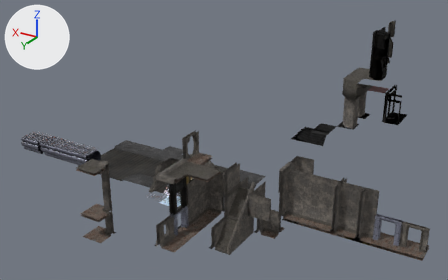
The glTF model assets/models/tilesets/grave_city_tiles.glb, before and after one commit.
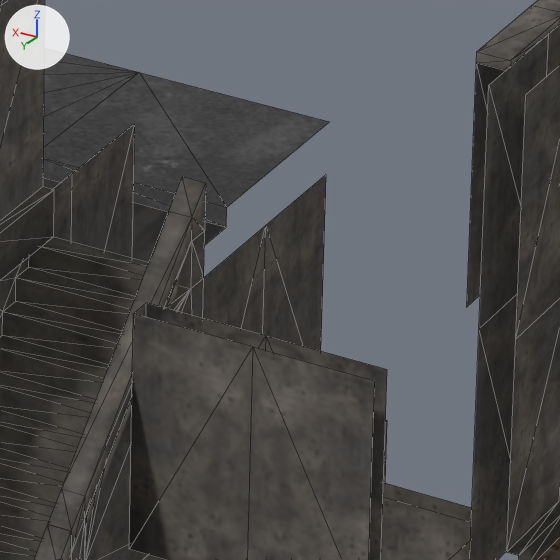
The first picture shows the older version from a 50 mm lens placed at (1.6, 28.2, 27.8), pointed at (31.6, -21.9, 2.8). The close-ups show the older and then the newer version on the part from 53% to 64% of the width and 59% to 77% of the height of that picture. Only the edits that show in the close-ups are written down. The axes (+X, +Y, +Z) are drawn at upper left. The lights are the same throughout. The close-ups show mesh edges as thin lines. Objects named as collision shapes, trigger or cutter boxes, shadow casters or lower levels of detail are left out. Where no turn or scale is listed for an object, it has been applied to the vertices. Vertices at exactly the same position are counted once.

Names of what the first close-up shows: '00_city_road_00_intersection_4-col', '01_city_road_00-col', '28_city_ruined_building_00_wall_ground_stairs-col', '29_city_ruined_building_00_wall_stairs-col', '31_city_ruined_building_00_wall_stairs_under-col', '33_city_ruined_building_00_wall_floor-col', '35_city_ruined_building_00_wall_floor_inner_wall-col', '44_city_ruined_building_00_wall_floor_ground_inner_wall-col', '52_city_ruined_building_00_wall_inner_wall-col', '64_city_ruined_building_00_inner_wall_into_stairs-col', '65_city_ruined_building_00_wall_no_floor-col', '66_city_ruined_building_00_wall_floor_straight_roof_cap-col' and 1 more.
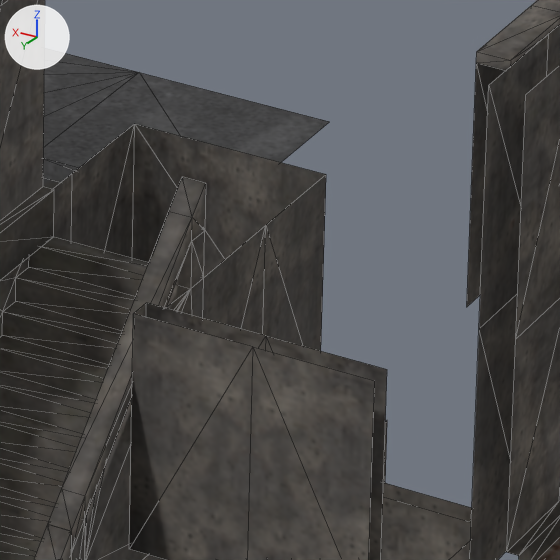
The change, as a list of edits to the scene's bpy script:
```text
Change me_cube_046:
    used by ob_31_city_ruined_building_00_wall_stairs_under_col; location = (23.86, -13.15, 1.72)
    verts and faces of me_cube_046; kept vertices keep their numbers, new ones are numbered from 12
    before: 8 (0.7, -1.0, 0.0), 9 (-1.0, -1.0, 0.0), 10 (0.7, -1.0, 2.0) at pixel (134, 123), 11 (-1.0, -1.0, 2.0) at pixel (326, 174)
    remove me_cube_046.from_pydata(...)  # 12 vertices, 8 faces; spans x -1.0..0.7, y -1.0..1.0, z 0.0..2.0
    add me_cube_046.from_pydata(...)  # 12 vertices, 10 faces; spans x -1.0..0.7, y -1.0..1.0, z 0.0..2.0
    me_cube_046 part 1
    add faces += [(8, 10, 9), (9, 10, 11)]
```

What differs and where, as boxes (x1, y1, x2, y2) in the close-ups (560 x 560 px):
part 1 of me_cube_046, added: after (132, 124, 326, 277)
